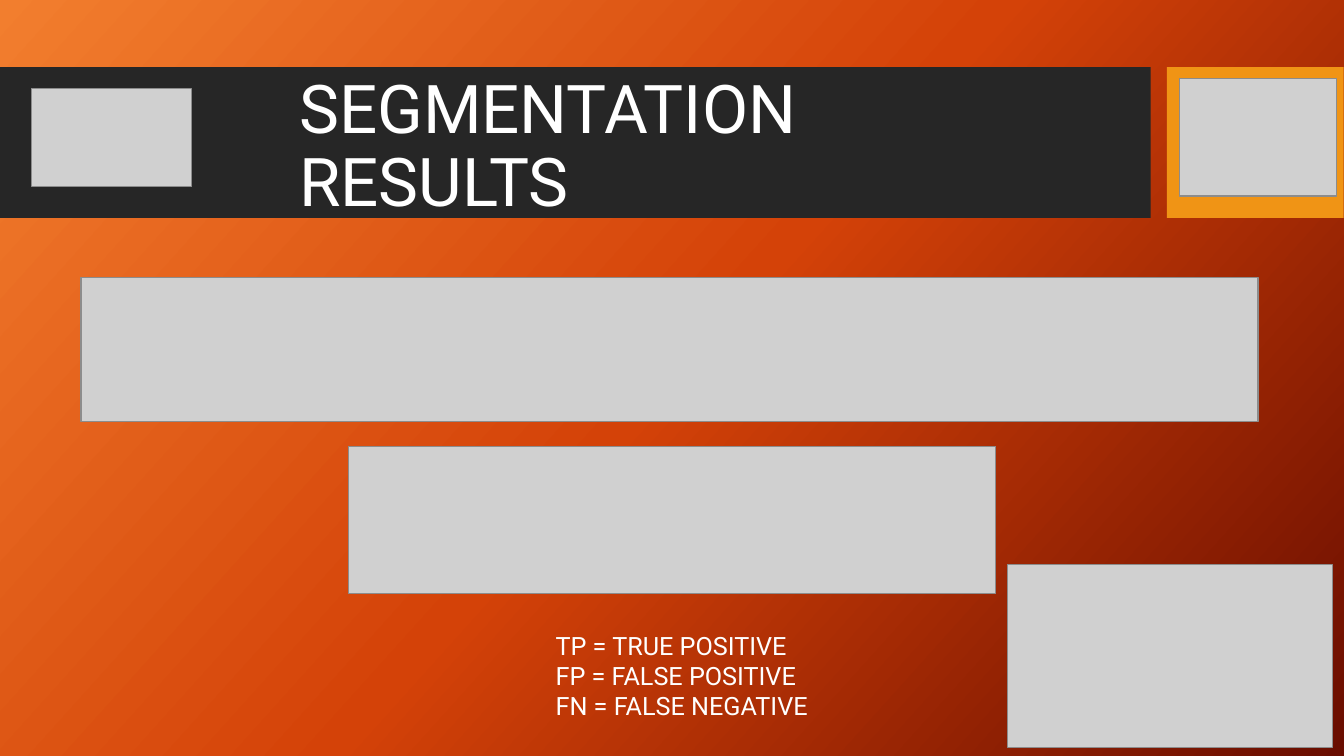
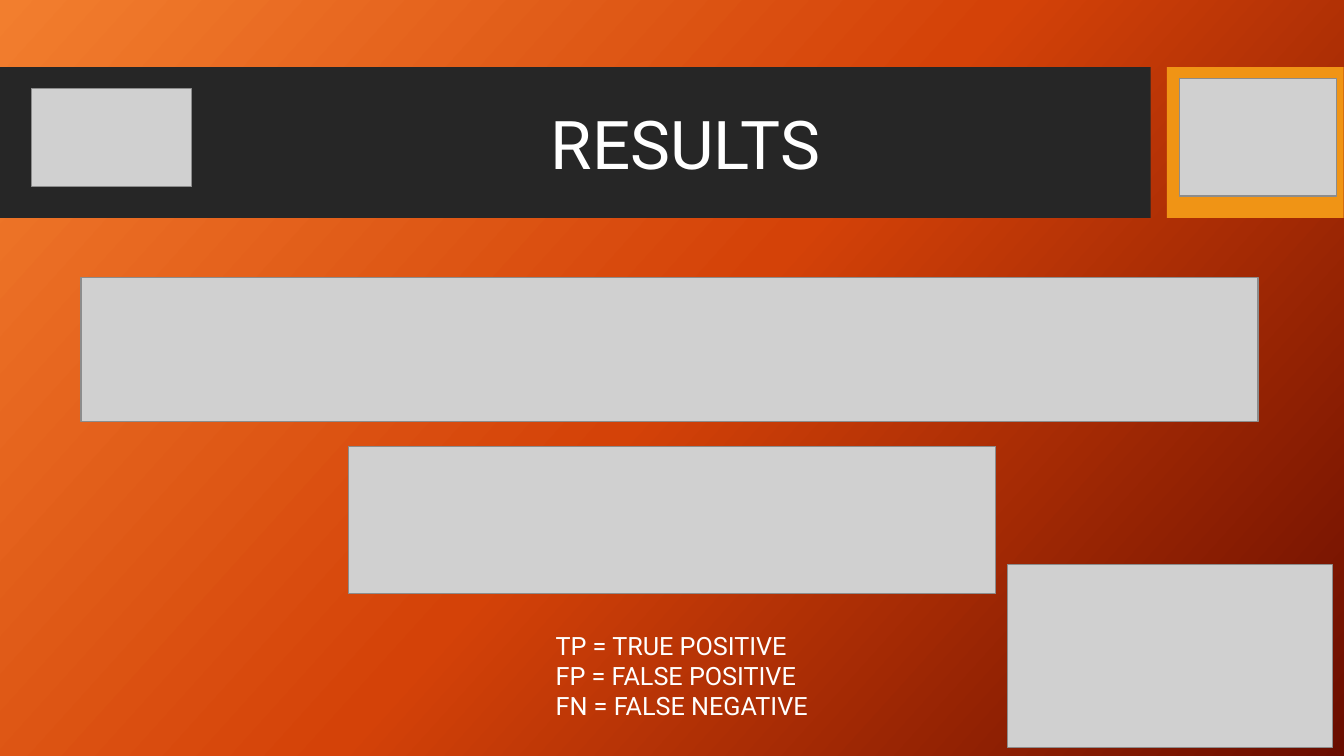
Before and after one commit to avasile96/ip_project, a slide deck: slide 12 of Presentation.pptx. Drawn at 1344x756 pixels with LibreOffice and Linux fonts; fonts in the diff are those of the drawing; grey boxes stand for pictures; background and template pictures are left out. Boxes give left, top, right and bottom in pixels: in the first picture for what was removed or moved away, otherwise in the second. Text is boxed around its words. In the diff, an @@ line names an element or a change of style, - is before the commit and + after.

```diff
--- a/Presentation.pptx
+++ b/Presentation.pptx
@@ title at bbox=[551, 120, 820, 170]: text changed @@
-SEGMENTATION RESULTS
+RESULTS
```
Also in this commit, not shown: 1 slide added, 2 slides removed, 1 other file.
